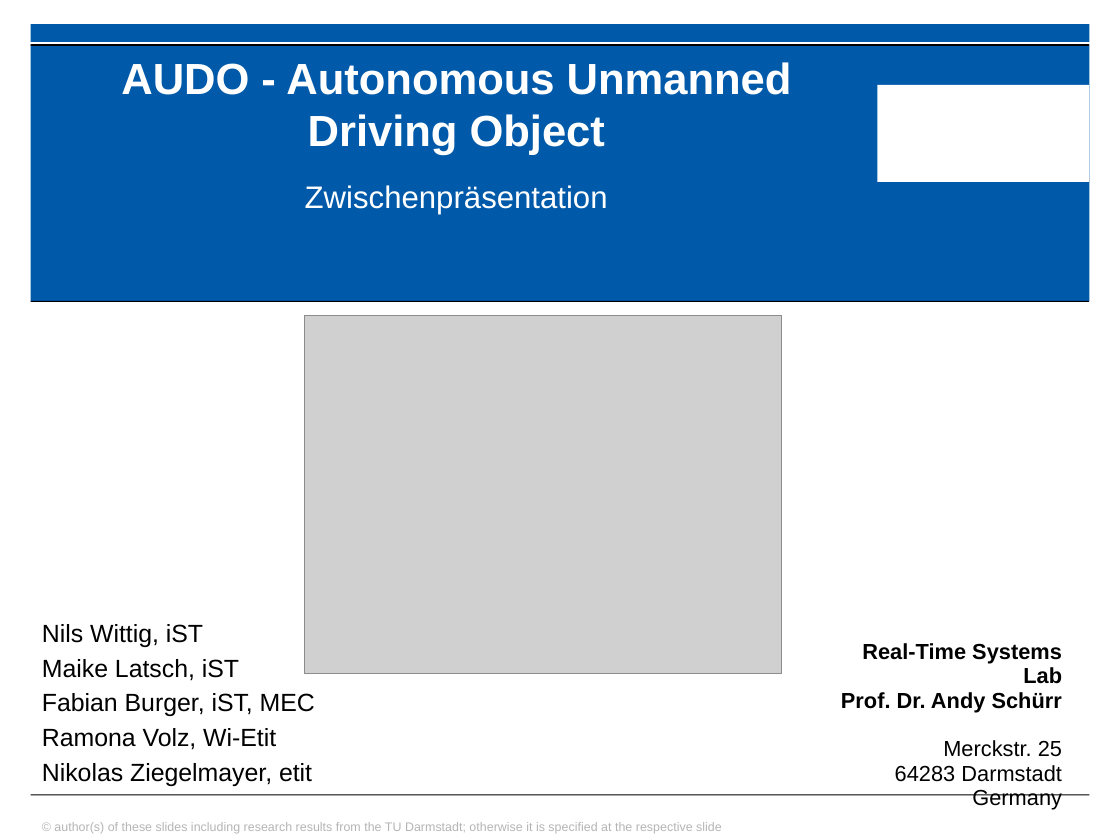
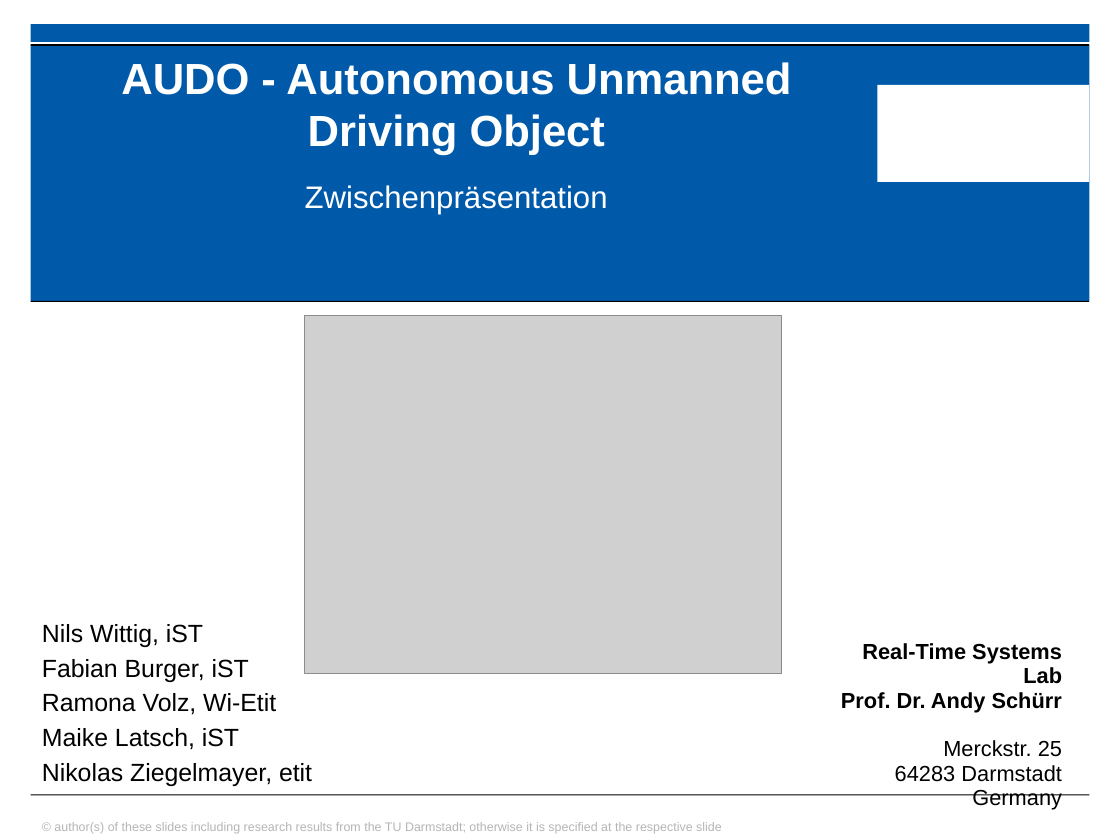
Before and after one commit to ramona3300/AUDO, a slide deck: slide 1 of Dokumente/Präsentationen/Zwischenpräsentation.pptx. Drawn at 1120x840 pixels with LibreOffice and Linux fonts; fonts in the diff are those of the drawing; grey boxes stand for pictures; background and template pictures are left out. Boxes give left, top, right and bottom in pixels: in the first picture for what was removed or moved away, otherwise in the second. Text is boxed around its words. In the diff, an @@ line names an element or a change of style, - is before the commit and + after.

```diff
--- a/Dokumente/Präsentationen/Zwischenpräsentation.pptx
+++ b/Dokumente/Präsentationen/Zwischenpräsentation.pptx
@@ text at box(42, 659, 276, 715): paragraphs added @@
+Fabian Burger, iST
+Ramona Volz, Wi-Etit
@@ text at box(42, 693, 315, 750): paragraphs removed @@
-Fabian Burger, iST, MEC
-Ramona Volz, Wi-Etit
```
Also in this commit, not shown: 2 other slides changed.
